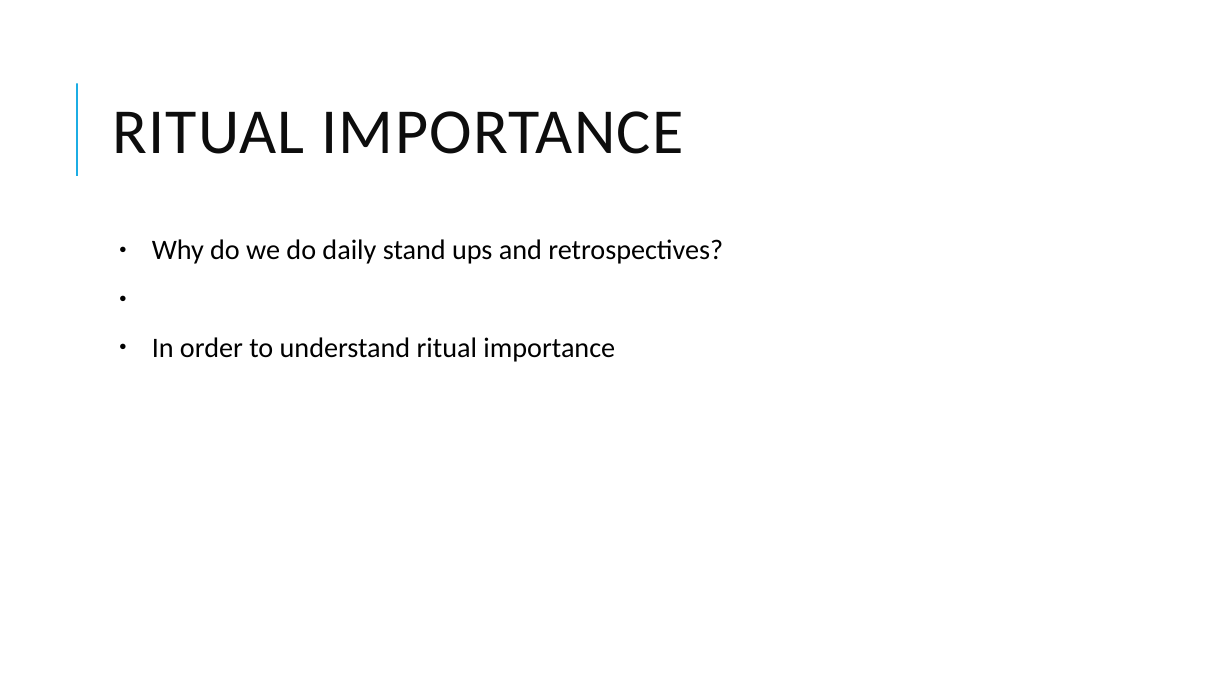
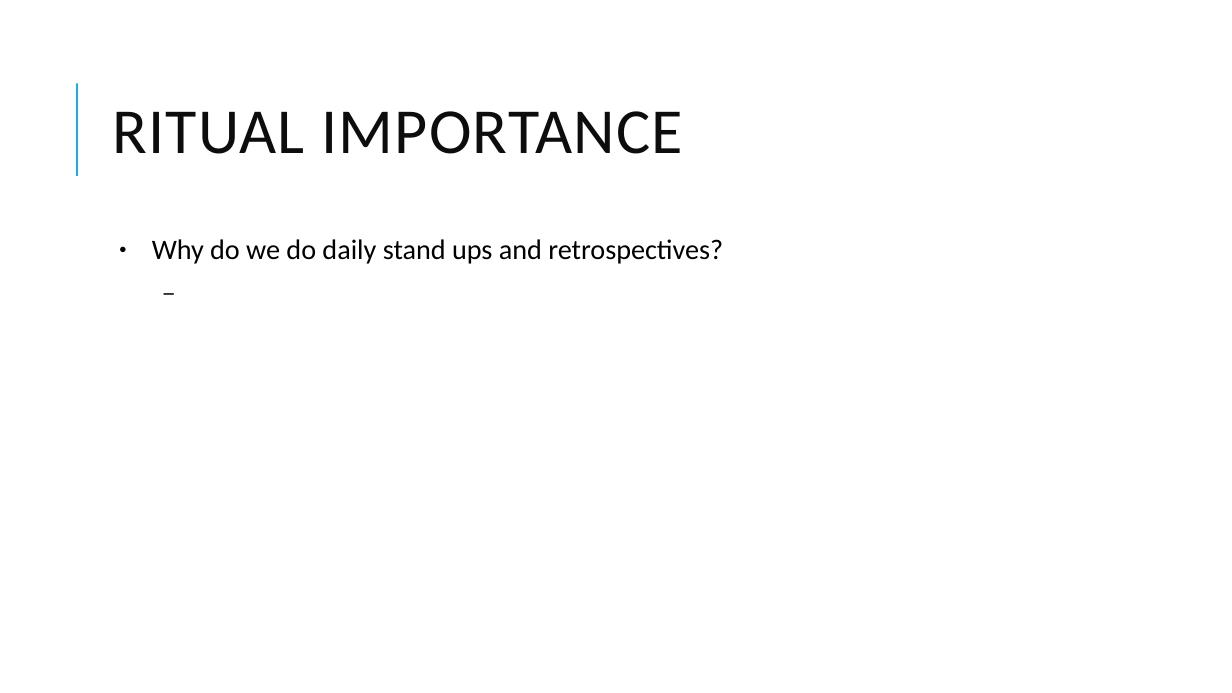
Before and after one commit to Steelstone3/Community-Of-Practice, a slide deck: slide 5 of presentations/Agile Rituals In Mature Teams.pptx. Drawn at 1232x693 pixels with LibreOffice and Linux fonts; fonts in the diff are those of the drawing. Boxes give left, top, right and bottom in pixels: in the first picture for what was removed or moved away, otherwise in the second. Text is boxed around its words. In the diff, an @@ line names an element or a change of style, - is before the commit and + after.

Commit message:
update

```diff
--- a/presentations/Agile Rituals In Mature Teams.pptx
+++ b/presentations/Agile Rituals In Mature Teams.pptx
@@ text at <box>152,337,615,362</box>: paragraph removed @@
-● In order to understand ritual importance
```
Also in this commit, not shown: 7 other slides changed.
